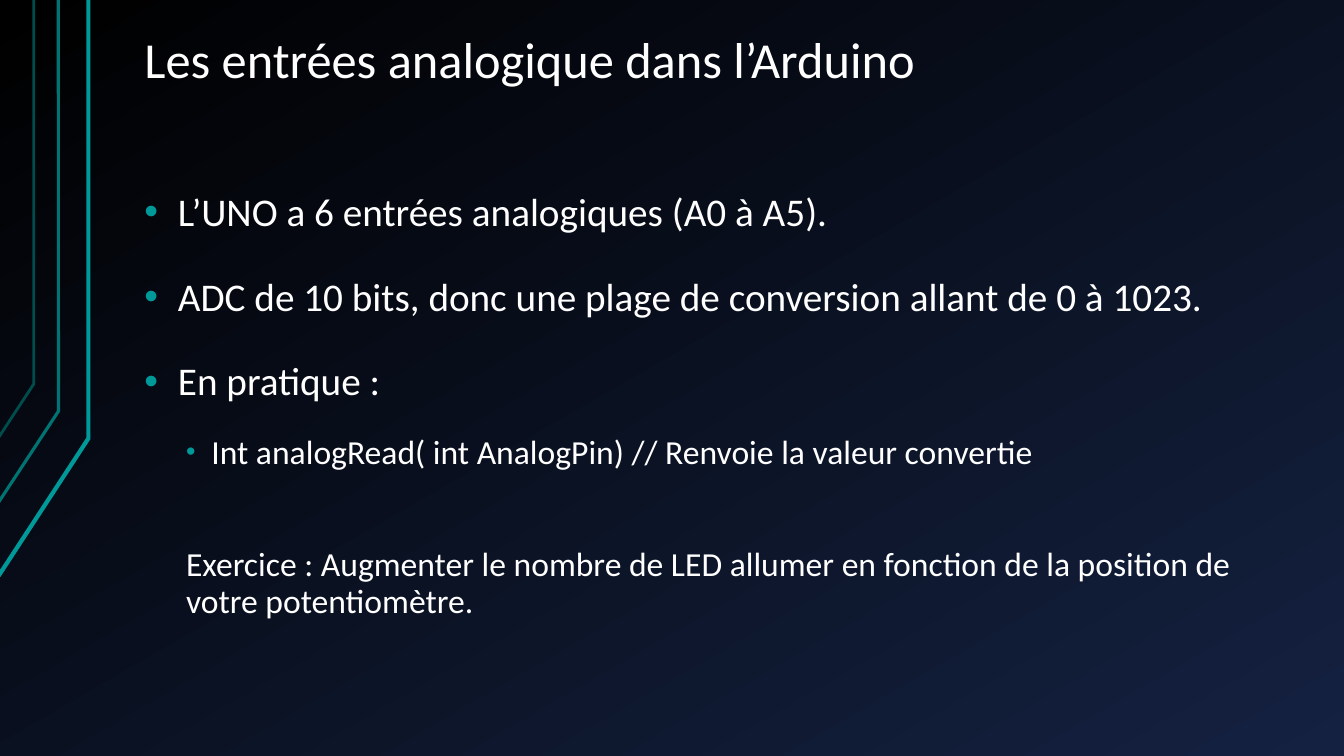
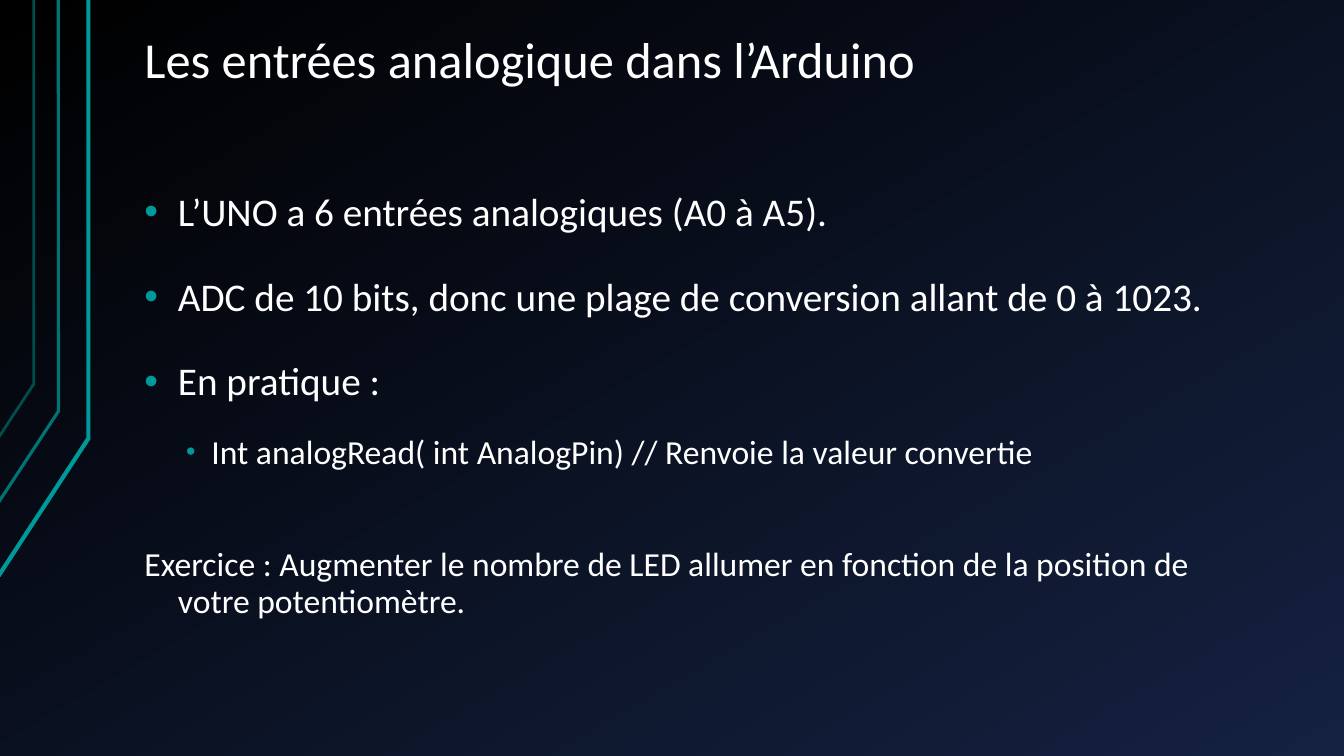
Before and after one commit to shyne99/formation-web, a slide deck: slide 18 of Seance 1 HTML CSS PHP.ppt. Drawn at 1344x756 pixels with LibreOffice and Linux fonts; fonts in the diff are those of the drawing. Boxes give left, top, right and bottom in pixels: in the first picture for what was removed or moved away, otherwise in the second. Text is boxed around its words. In the diff, an @@ line names an element or a change of style, - is before the commit and + after.

```diff
--- a/Seance 1 HTML CSS PHP.ppt
+++ b/Seance 1 HTML CSS PHP.ppt
@@ background gradient #000000 to #142141 to gradient #142141 to #000000 @@
@@ text at box(144, 552, 1188, 619): indent changed @@
```
Also in this commit, not shown: 18 other slides changed, 2 slides added, 2 slides removed, 2 other files.
